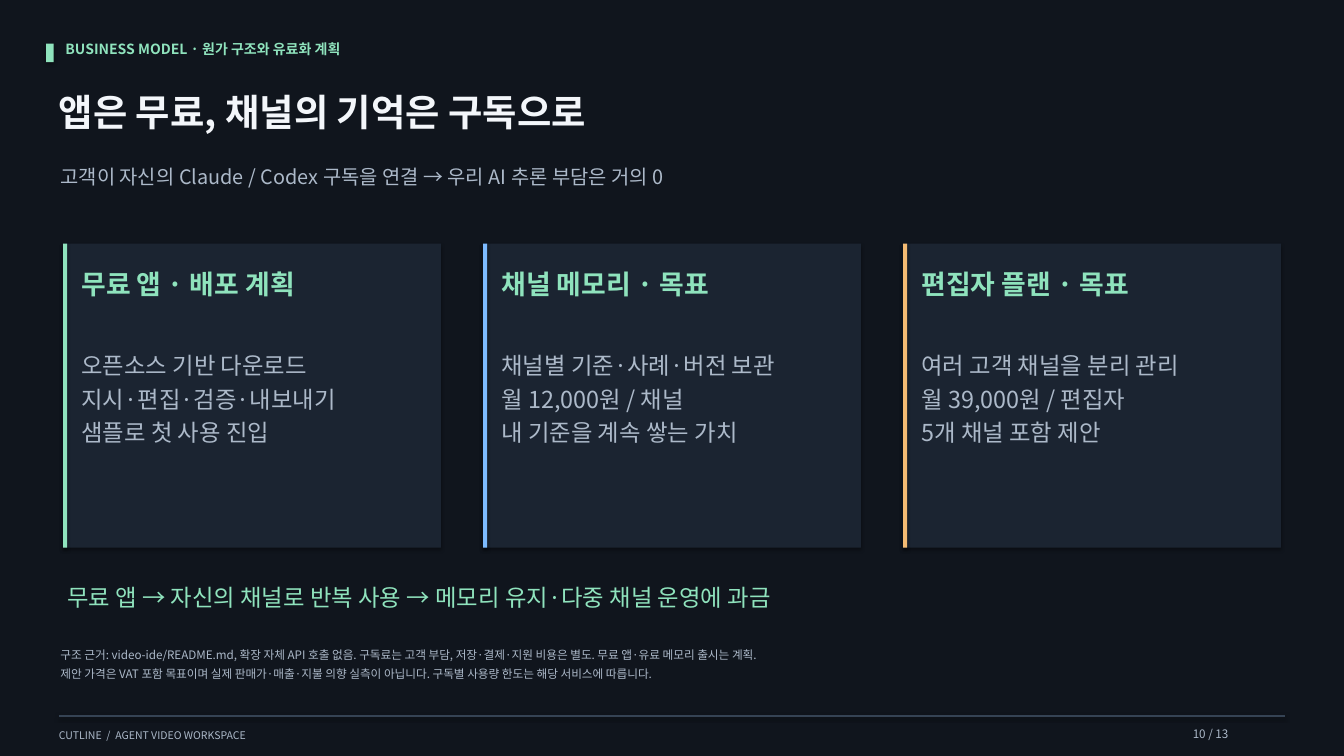
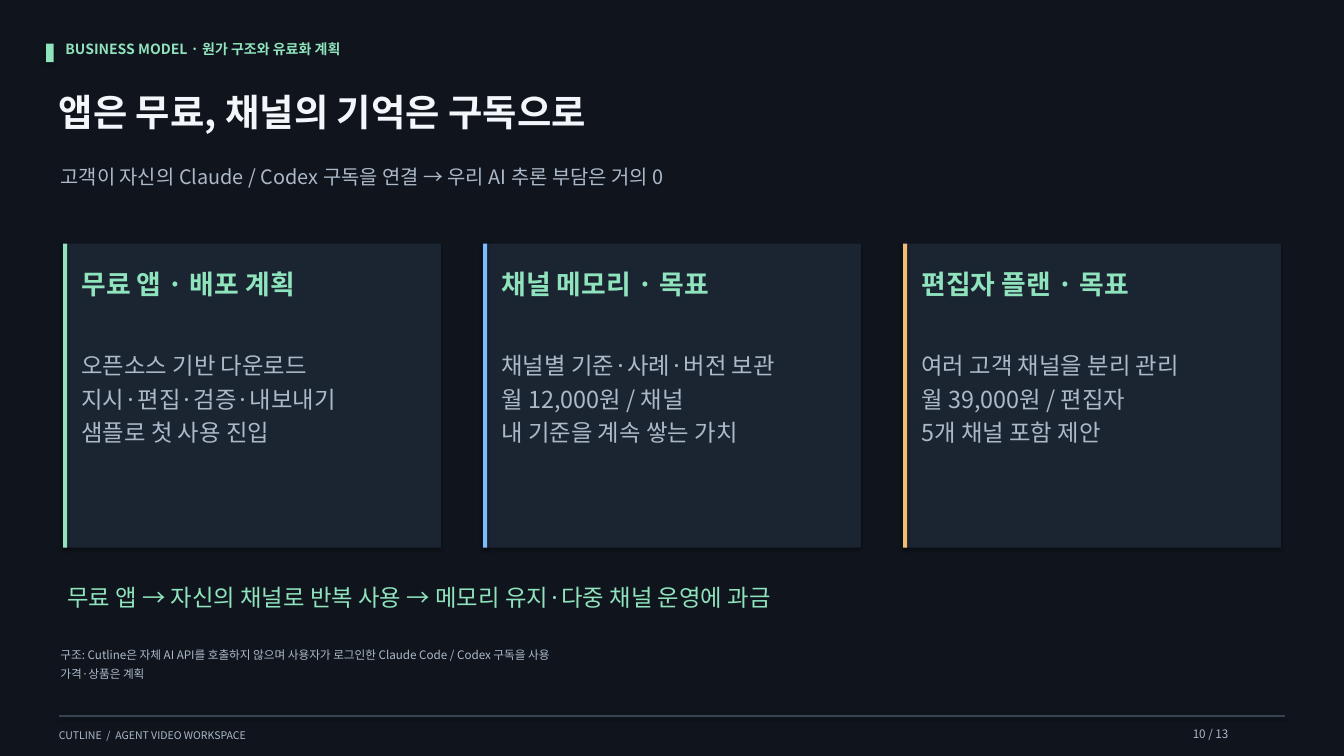
Before and after one commit to Sweet-Butters/cutline-internal, a slide deck: slide 10 of pitch/out/Cutline_pitch.pptx. Drawn at 1344x756 pixels with LibreOffice and Linux fonts; fonts in the diff are those of the drawing. Boxes give left, top, right and bottom in pixels: in the first picture for what was removed or moved away, otherwise in the second. Text is boxed around its words. In the diff, an @@ line names an element or a change of style, - is before the commit and + after.

```diff
--- a/pitch/out/Cutline_pitch.pptx
+++ b/pitch/out/Cutline_pitch.pptx
@@ text at bbox=[60, 649, 549, 679]: text changed @@
-구조 근거: video-ide/README.md, 확장 자체 API 호출 없음. 구독료는 고객 부담, 저장·결제·지원 비용은 별도. 무료 앱·유료 메모리 출시는 계획.
-제안 가격은 VAT 포함 목표이며 실제 판매가·매출·지불 의향 실측이 아닙니다. 구독별 사용량 한도는 해당 서비스에 따릅니다.
+구조: Cutline은 자체 AI API를 호출하지 않으며 사용자가 로그인한 Claude Code / Codex 구독을 사용
+가격·상품은 계획
```
Also in this commit, not shown: 7 other slides changed, 6 other files.
